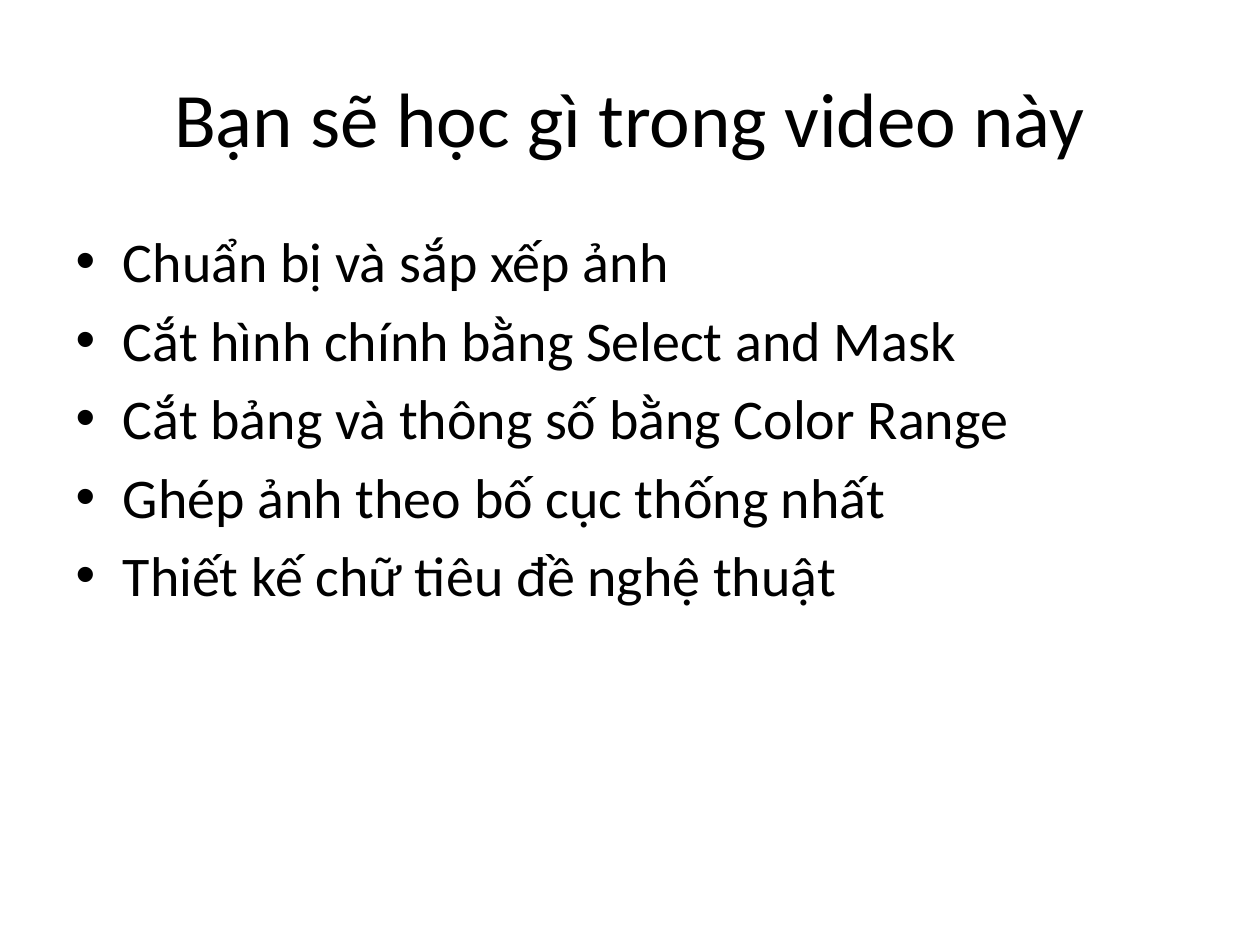
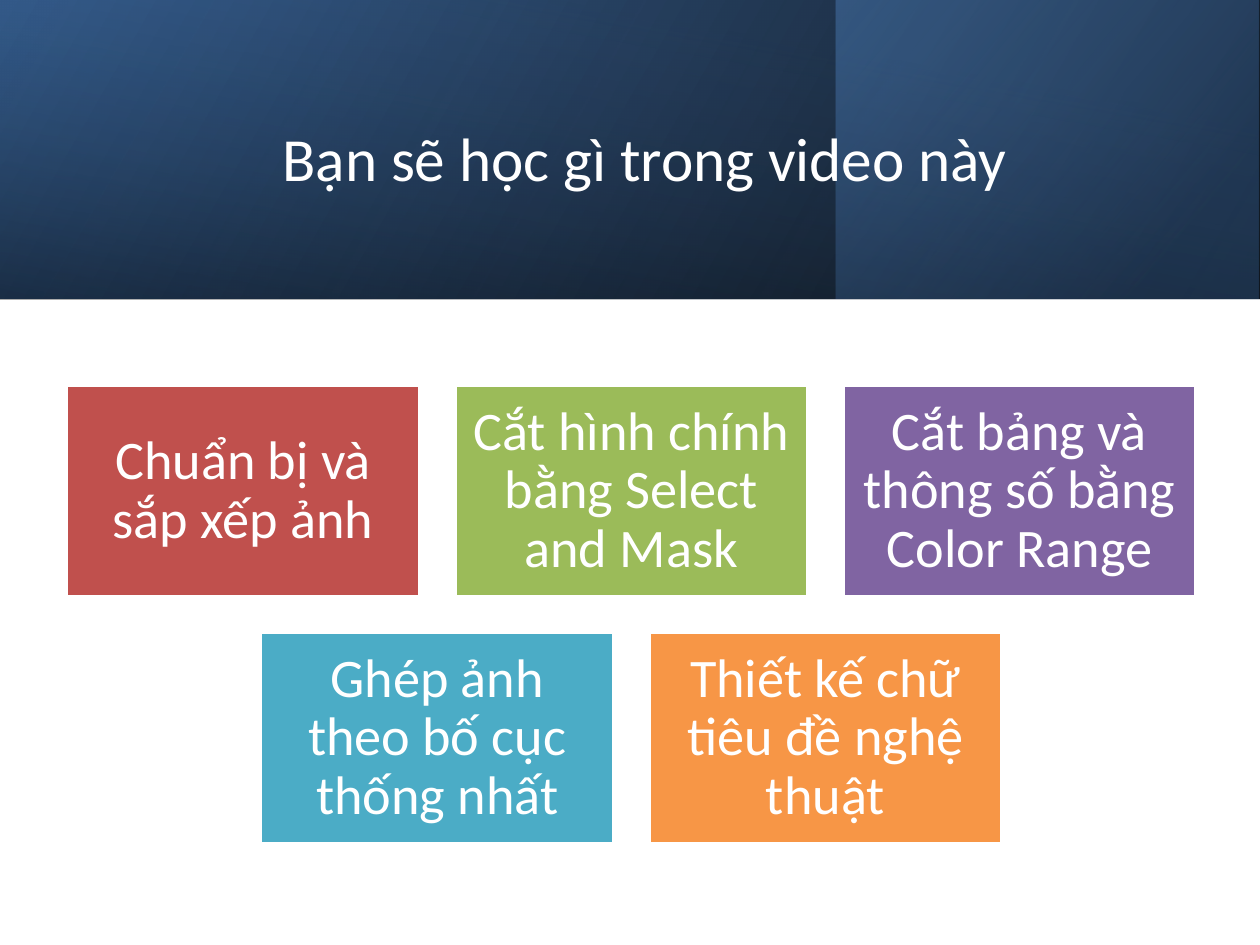
Before and after one commit to SokKimThanh/Yas-upload-hinh, a slide deck: slide 2 of Linh Kiện Khuôn Ép Nhựa/33-tapered-pin-set-standard-installation-type-suj2/yas-tek-full-ky-nang-upload-sp.pptx. Drawn at 1260x945 pixels with LibreOffice and Linux fonts; fonts in the diff are those of the drawing. Boxes give left, top, right and bottom in pixels: in the first picture for what was removed or moved away, otherwise in the second. Text is boxed around its words. In the diff, an @@ line names an element or a change of style, - is before the commit and + after.

```diff
--- a/Linh Kiện Khuôn Ép Nhựa/33-tapered-pin-set-standard-installation-type-suj2/yas-tek-full-ky-nang-upload-sp.pptx
+++ b/Linh Kiện Khuôn Ép Nhựa/33-tapered-pin-set-standard-installation-type-suj2/yas-tek-full-ky-nang-upload-sp.pptx
@@ rectangle added at (x1=0, y1=0, x2=1260, y2=299), fill gradient #000000 to #376092 @@
@@ rectangle added at (x1=0, y1=1, x2=1259, y2=299), fill gradient #376092 to #000000 @@
@@ rectangle added at (x1=835, y1=0, x2=1259, y2=299), fill gradient #254061 to #4F81BD @@
@@ title "Bạn sẽ học gì trong ..." moved from (x1=174, y1=93, x2=1084, y2=161) to (x1=282, y1=138, x2=1007, y2=196) @@
@@ title "Bạn sẽ học gì trong ..." at (x1=282, y1=138, x2=1007, y2=196): size 44 to 35 pt, text colour #000000 to #FFFFFF @@
@@ text removed at (x1=123, y1=237, x2=1008, y2=606) @@
-• Chuẩn bị và sắp xếp ảnh
-• Cắt hình chính bằng Select and Mask
-• Cắt bảng và thông số bằng Color Range
-• Ghép ảnh theo bố cục thống nhất
-• Thiết kế chữ tiêu đề nghệ thuật
@@ group added at (x1=67, y1=386, x2=1196, y2=844): 5 rectangles, 5 texts @@
+Chuẩn bị và sắp xếp ảnh
+Cắt hình chính bằng Select and Mask
+Cắt bảng và thông số bằng Color Range
+Ghép ảnh theo bố cục thống nhất
+Thiết kế chữ tiêu đề nghệ thuật
```
Also in this commit, not shown: 7 other slides changed, 2 other files.
